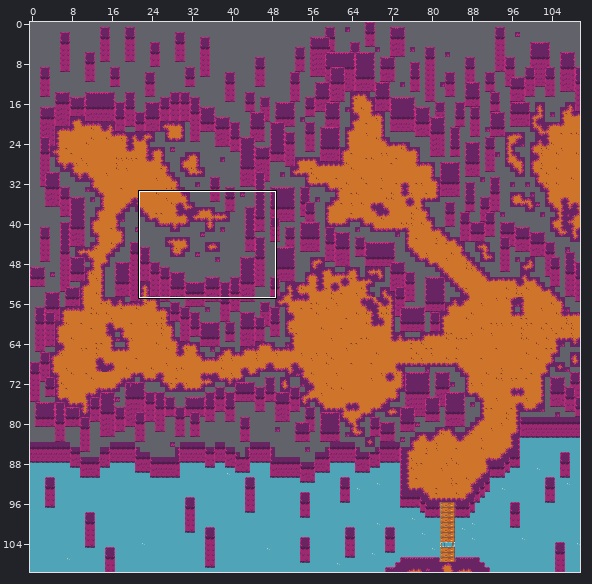
Tiled map: Concept/tiles/map.tmx. Above, an overview of the earlier version with the close-up marked.
Close-up. Before the edit:
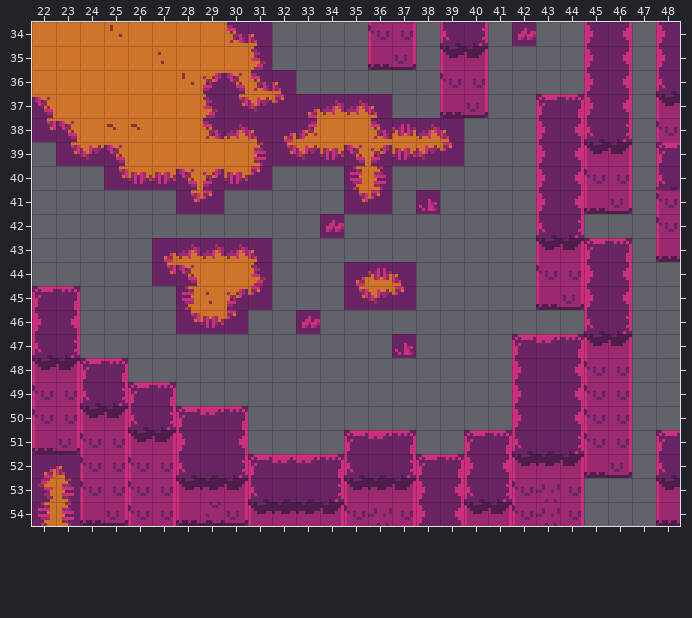
Cells are 8x8 px. Shown: x 22..48, y 34..54. The commit also changed other parts of the map, which this record leaves out.
The same view after the edit:
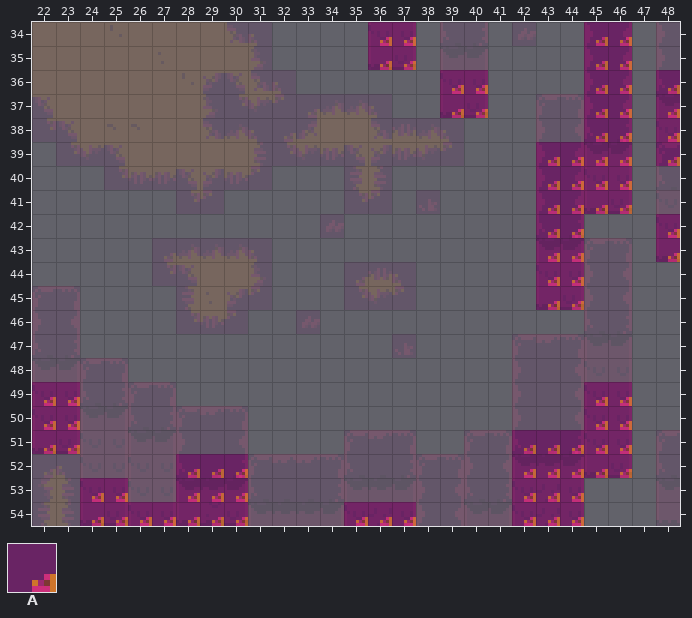
Key: from "tileset": A 0.
_ is an empty cell, . an unchanged one.
Tiles of an added or newly shown layer are drawn over the layers below it.
Author's note on the commit: character collision with scene test
Changes in this commit:
layer "Tile Layer 1" opacity 100% -> 19%
--- layer "collision" (added)
@@ x 36..48 @@
-34 __.......__..
-35 __.......__..
-36 ...__....__._
-37 ...__....__._
-38 .........__._
-39 .......____._
-40 .......____..
-41 .......____..
-42 .......__..._
-43 .......__..._
-44 .......__....
-45 .......__....
+34 AA.......AA..
+35 AA.......AA..
+36 ...AA....AA.A
+37 ...AA....AA.A
+38 .........AA.A
+39 .......AAAA.A
+40 .......AAAA..
+41 .......AAAA..
+42 .......AA...A
+43 .......AA...A
+44 .......AA....
+45 .......AA....
@@ x 22..46 @@
-49 __.....................__
-50 __.....................__
-51 __.................._____
-52 ......___..........._____
-53 ..__..___...........___..
-54 .._______....___....___..
+49 AA.....................AA
+50 AA.....................AA
+51 AA..................AAAAA
+52 ......AAA...........AAAAA
+53 ..AA..AAA...........AAA..
+54 ..AAAAAAA....AAA....AAA..
